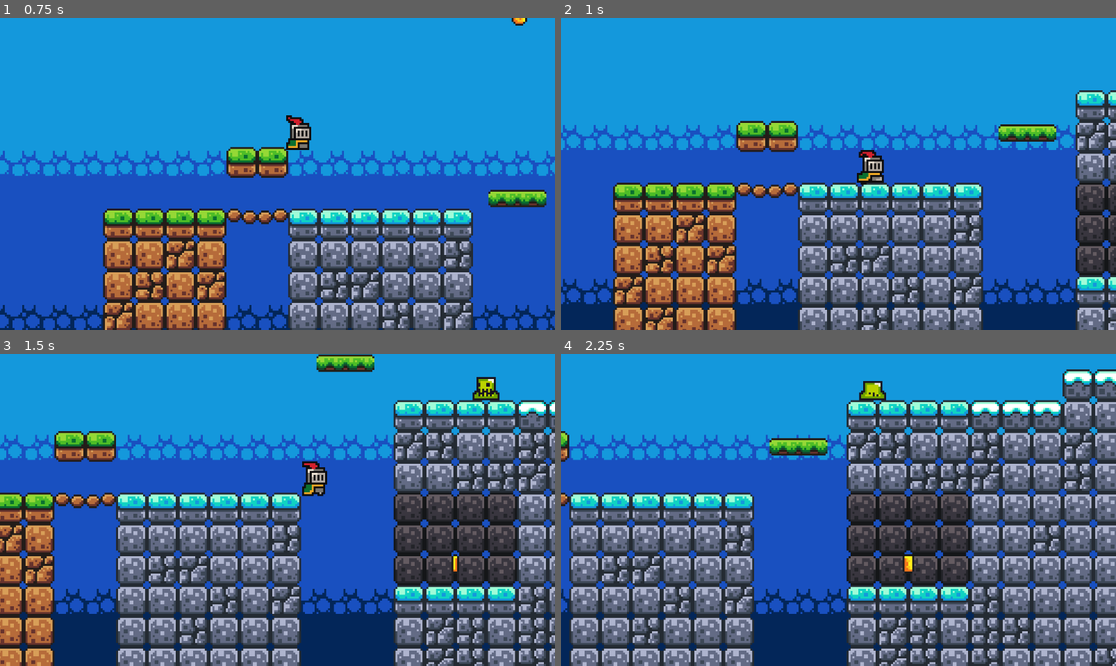
Above: before the commit, frames 1-4 (two rows, left to right).
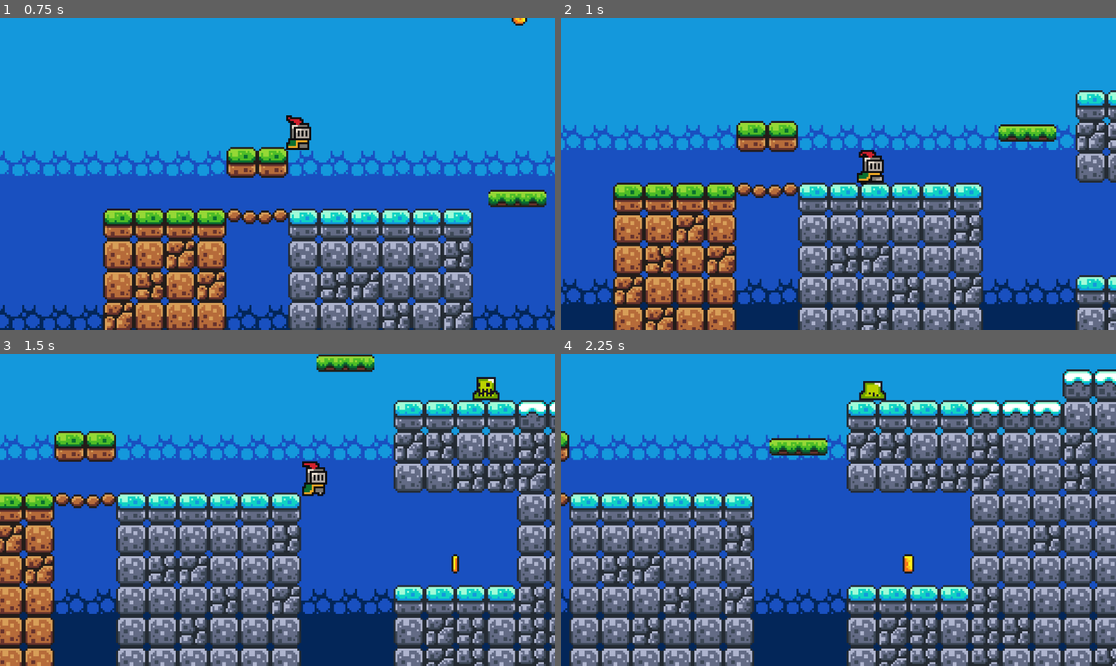
Above: after the commit, the same moments.

Repository: saikonosonzai/GestaltungGame
Game: Godot game, scene res://Scenes/Level/Level1/Level01.tscn
Same seed, same stepped clock (60 frames per second), same inputs: the game is played once before the commit and once after it. Before the commit the project starts from res://Scenes/game.tscn.
Inputs:
- Up to frame 1 (0.75 s): hold Right (Move_Right) from 0.53 s (still down)
- Up to frame 2 (1 s): keep holding Right (Move_Right); tap Space (Jump) at 0.77 s
- Up to frame 3 (1.5 s): keep holding Right (Move_Right)
- Up to frame 4 (2.25 s): tap Space (Jump) at 1.52 s; release Right (Move_Right) at 2.03 s; hold Left (Move_Left) from 2.03 s (still down)

Frame 1 is identical in both runs. In frame 2, 2.1% of the frame differs, in the area x 92-100%, y 52-83%; in frame 3, 6.3%, in the area x 70-94%, y 44-75%; in frame 4, 6.3%.

Commit message:
Umstrukturierung
Ich habe die Ordner Struktur überarbeitet

Diff:
--- /dev/null
+++ b/Scenes/Level/Level02/level_02.tscn
@@ -0,0 +1,3 @@
+[gd_scene format=3 uid="uid://bahi3cb45166c"]
+
+[node name="Level02" type="Node2D"]
--- a/Scenes/Level01.tscn
+++ b/Scenes/Level/Level1/Level01.tscn
@@ -1,11 +1,11 @@
 [gd_scene load_steps=16 format=3 uid="uid://bn0k3yum53t0s"]
 
-[ext_resource type="PackedScene" uid="uid://b38xvldhcrwyw" path="res://Scenes/player.tscn" id="1_cau2p"]
+[ext_resource type="PackedScene" uid="uid://b38xvldhcrwyw" path="res://Scenes/actors/player.tscn" id="1_cau2p"]
 [ext_resource type="Texture2D" uid="uid://cydx0va0laoeb" path="res://Sprites/world_tileset.png" id="2_sy6tq"]
-[ext_resource type="PackedScene" uid="uid://c8iuj2dgv5r32" path="res://Scenes/platform.tscn" id="3_iqjit"]
-[ext_resource type="PackedScene" uid="uid://cln6qswkhx7en" path="res://Scenes/coin.tscn" id="4_ncj5s"]
-[ext_resource type="PackedScene" uid="uid://cep8eifl3tebg" path="res://Scenes/killzone.tscn" id="5_wsuyn"]
-[ext_resource type="PackedScene" uid="uid://bvj7pk68bmlkd" path="res://Scenes/slime_g.tscn" id="6_13wh2"]
+[ext_resource type="PackedScene" uid="uid://c8iuj2dgv5r32" path="res://Scenes/assets/platform.tscn" id="3_iqjit"]
+[ext_resource type="PackedScene" uid="uid://cln6qswkhx7en" path="res://Scenes/assets/coin.tscn" id="4_ncj5s"]
+[ext_resource type="PackedScene" uid="uid://cep8eifl3tebg" path="res://Scenes/assets/killzone.tscn" id="5_wsuyn"]
+[ext_resource type="PackedScene" uid="uid://bvj7pk68bmlkd" path="res://Scenes/actors/slime_g.tscn" id="6_13wh2"]
 
 [sub_resource type="TileSetAtlasSource" id="TileSetAtlasSource_ccoe7"]
 texture = ExtResource("2_sy6tq")
--- a/Scenes/slime_g.tscn
+++ b/Scenes/actors/slime_g.tscn
@@ -2,7 +2,7 @@
 
 [ext_resource type="Texture2D" uid="uid://fdrlaeggr27m" path="res://Sprites/slime_green.png" id="1_io5lg"]
 [ext_resource type="Script" uid="uid://b6hbesft5g4bb" path="res://script/slime_g.gd" id="1_suyu6"]
-[ext_resource type="PackedScene" uid="uid://cep8eifl3tebg" path="res://Scenes/killzone.tscn" id="2_mvpdw"]
+[ext_resource type="PackedScene" uid="uid://cep8eifl3tebg" path="res://Scenes/assets/killzone.tscn" id="2_mvpdw"]
 
 [sub_resource type="AtlasTexture" id="AtlasTexture_axyra"]
 atlas = ExtResource("1_io5lg")
--- a/Scenes/game.tscn
+++ b/Scenes/game.tscn
@@ -1,12 +1,12 @@
-[gd_scene load_steps=21 format=3 uid="uid://cpp6jv778u4w6"]
-
-[ext_resource type="PackedScene" uid="uid://b38xvldhcrwyw" path="res://Scenes/player.tscn" id="1_cau2p"]
+[gd_scene load_steps=21 format=3 uid="uid://cjepedatnroo2"]
+
+[ext_resource type="PackedScene" uid="uid://b38xvldhcrwyw" path="res://Scenes/actors/player.tscn" id="1_cau2p"]
 [ext_resource type="Texture2D" uid="uid://cydx0va0laoeb" path="res://Sprites/world_tileset.png" id="2_sy6tq"]
-[ext_resource type="PackedScene" uid="uid://c8iuj2dgv5r32" path="res://Scenes/platform.tscn" id="3_iqjit"]
-[ext_resource type="PackedScene" uid="uid://cln6qswkhx7en" path="res://Scenes/coin.tscn" id="4_ncj5s"]
-[ext_resource type="PackedScene" uid="uid://cep8eifl3tebg" path="res://Scenes/killzone.tscn" id="5_wsuyn"]
-[ext_resource type="PackedScene" uid="uid://bcdmrtjx3s7e" path="res://Scenes/platform_ice.tscn" id="6_1l0tm"]
-[ext_resource type="PackedScene" uid="uid://bvj7pk68bmlkd" path="res://Scenes/slime_g.tscn" id="6_13wh2"]
+[ext_resource type="PackedScene" uid="uid://c8iuj2dgv5r32" path="res://Scenes/assets/platform.tscn" id="3_iqjit"]
+[ext_resource type="PackedScene" uid="uid://cln6qswkhx7en" path="res://Scenes/assets/coin.tscn" id="4_ncj5s"]
+[ext_resource type="PackedScene" uid="uid://cep8eifl3tebg" path="res://Scenes/assets/killzone.tscn" id="5_wsuyn"]
+[ext_resource type="PackedScene" uid="uid://bcdmrtjx3s7e" path="res://Scenes/assets/platform_ice.tscn" id="6_1l0tm"]
+[ext_resource type="PackedScene" uid="uid://bvj7pk68bmlkd" path="res://Scenes/actors/slime_g.tscn" id="6_13wh2"]
 
 [sub_resource type="TileSetAtlasSource" id="TileSetAtlasSource_ccoe7"]
 resource_name = "with collision"
@@ -417,9 +417,11 @@
 &"RESET": SubResource("Animation_v158k")
 }
 
-[node name="Game" type="Node2D"]
-
-[node name="TileMap" type="TileMap" parent="."]
+[node name="Game" type="Node"]
+
+[node name="Level 01" type="Node2D" parent="."]
+
+[node name="TileMap" type="TileMap" parent="Level 01"]
 tile_set = SubResource("TileSet_sp2n1")
 format = 2
 layer_0/name = "Back"
@@ -433,63 +435,65 @@
 layer_3/z_index = 6
 layer_3/tile_data = PackedInt32Array(262208, 262144, 9, 262209, 262144, 9, 262210, 262144, 9, 262211, 262144, 9, 262212 …(14811 unchanged characters)…
 
-[node name="Killzone" parent="." instance=ExtResource("5_wsuyn")]
+[node name="Killzone" parent="Level 01" instance=ExtResource("5_wsuyn")]
 position = Vector2(430, 159)
 
-[node name="CollisionShape2D" type="CollisionShape2D" parent="Killzone"]
+[node name="CollisionShape2D" type="CollisionShape2D" parent="Level 01/Killzone"]
 shape = SubResource("WorldBoundaryShape2D_4xrkf")
 
-[node name="Player" parent="." instance=ExtResource("1_cau2p")]
+[node name="Player" parent="Level 01" instance=ExtResource("1_cau2p")]
 position = Vector2(76, 49)
 
-[node name="Camera2D" type="Camera2D" parent="Player"]
+[node name="Camera2D" type="Camera2D" parent="Level 01/Player"]
 position = Vector2(4, 13)
 zoom = Vector2(4, 4)
 limit_bottom = 170
 position_smoothing_enabled = true
 
-[node name="Coins" type="Node" parent="."]
-
-[node name="coin" parent="Coins" instance=ExtResource("4_ncj5s")]
+[node name="Coins" type="Node" parent="Level 01"]
+
+[node name="coin" parent="Level 01/Coins" instance=ExtResource("4_ncj5s")]
 position = Vector2(272, 117)
 
-[node name="coin2" parent="Coins" instance=ExtResource("4_ncj5s")]
+[node name="coin2" parent="Level 01/Coins" instance=ExtResource("4_ncj5s")]
 position = Vector2(216, -20)
 
-[node name="coin3" parent="Coins" instance=ExtResource("4_ncj5s")]
+[node name="coin3" parent="Level 01/Coins" instance=ExtResource("4_ncj5s")]
 position = Vector2(463, 3)
 
-[node name="coin4" parent="Coins" instance=ExtResource("4_ncj5s")]
+[node name="coin4" parent="Level 01/Coins" instance=ExtResource("4_ncj5s")]
 position = Vector2(566, 2)
 
-[node name="Platforms" type="Node" parent="."]
-
-[node name="Platform" parent="Platforms" instance=ExtResource("3_iqjit")]
+[node name="Platforms" type="Node" parent="Level 01"]
+
+[node name="Platform" parent="Level 01/Platforms" instance=ExtResource("3_iqjit")]
 position = Vector2(215, 134)
 
-[node name="AnimationPlayer" type="AnimationPlayer" parent="Platforms/Platform"]
+[node name="AnimationPlayer" type="AnimationPlayer" parent="Level 01/Platforms/Platform"]
 libraries = {
 &"": SubResource("AnimationLibrary_yqnqw")
 }
 autoplay = "move"
 
-[node name="Platform2" parent="Platforms" instance=ExtResource("3_iqjit")]
+[node name="Platform2" parent="Level 01/Platforms" instance=ExtResource("3_iqjit")]
 position = Vector2(425, 21)
 
-[node name="AnimationPlayer" type="AnimationPlayer" parent="Platforms/Platform2"]
+[node name="AnimationPlayer" type="AnimationPlayer" parent="Level 01/Platforms/Platform2"]
 libraries = {
 &"": SubResource("AnimationLibrary_qgqqc")
 }
 autoplay = "move"
 
-[node name="PlatformIce" parent="Platforms" instance=ExtResource("6_1l0tm")]
+[node name="PlatformIce" parent="Level 01/Platforms" instance=ExtResource("6_1l0tm")]
 position = Vector2(1267, 36)
 
-[node name="AnimationPlayer" type="AnimationPlayer" parent="Platforms/PlatformIce"]
+[node name="AnimationPlayer" type="AnimationPlayer" parent="Level 01/Platforms/PlatformIce"]
 libraries = {
 &"": SubResource("AnimationLibrary_h4fw4")
 }
 autoplay = "Move"
 
-[node name="SlimeG" parent="." instance=ExtResource("6_13wh2")]
+[node name="SlimeG" parent="Level 01" instance=ExtResource("6_13wh2")]
 position = Vector2(296, 32)
+
+[node name="Level 02" type="Node2D" parent="."]
--- a/Scenes/level_02.tscn
+++ /dev/null
@@ -1,9 +0,0 @@
-[gd_scene load_steps=2 format=3 uid="uid://bahi3cb45166c"]
-
-[sub_resource type="TileSet" id="TileSet_adbyw"]
-
-[node name="Level02" type="Node2D"]
-
-[node name="TileMap" type="TileMap" parent="."]
-tile_set = SubResource("TileSet_adbyw")
-format = 2
--- a/project.godot
+++ b/project.godot
@@ -11,7 +11,7 @@
 [application]
 
 config/name="Brackeys Tutorial"
-run/main_scene="uid://cpp6jv778u4w6"
+run/main_scene="uid://bn0k3yum53t0s"
 config/features=PackedStringArray("4.4", "GL Compatibility")
 config/icon="res://icon.svg"
 
Renamed: Scenes/player.tscn -> Scenes/actors/player.tscn
Renamed: Scenes/coin.tscn -> Scenes/assets/coin.tscn
Renamed: Scenes/killzone.tscn -> Scenes/assets/killzone.tscn
Renamed: Scenes/platform.tscn -> Scenes/assets/platform.tscn
Renamed: Scenes/platform_ice.tscn -> Scenes/assets/platform_ice.tscn
